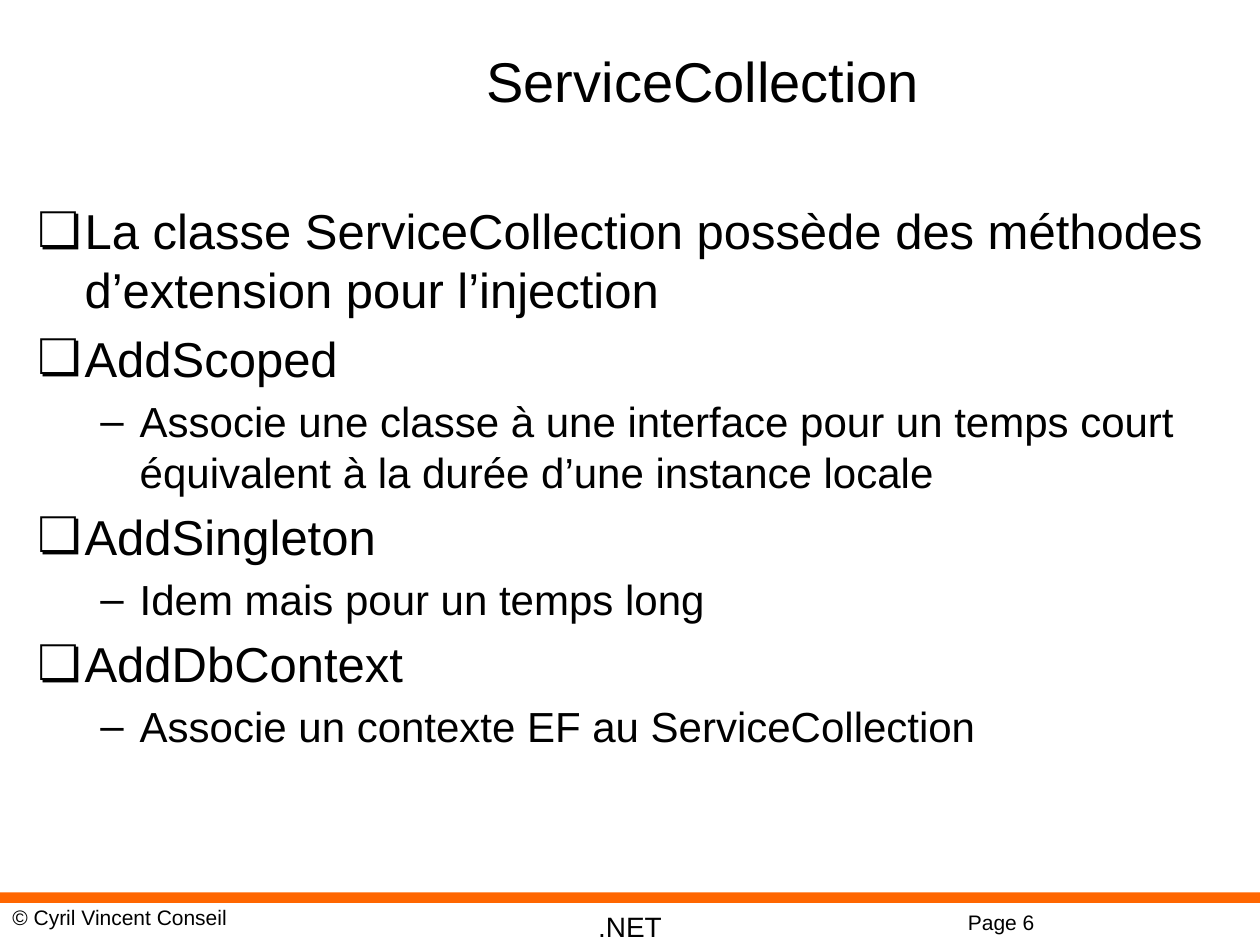
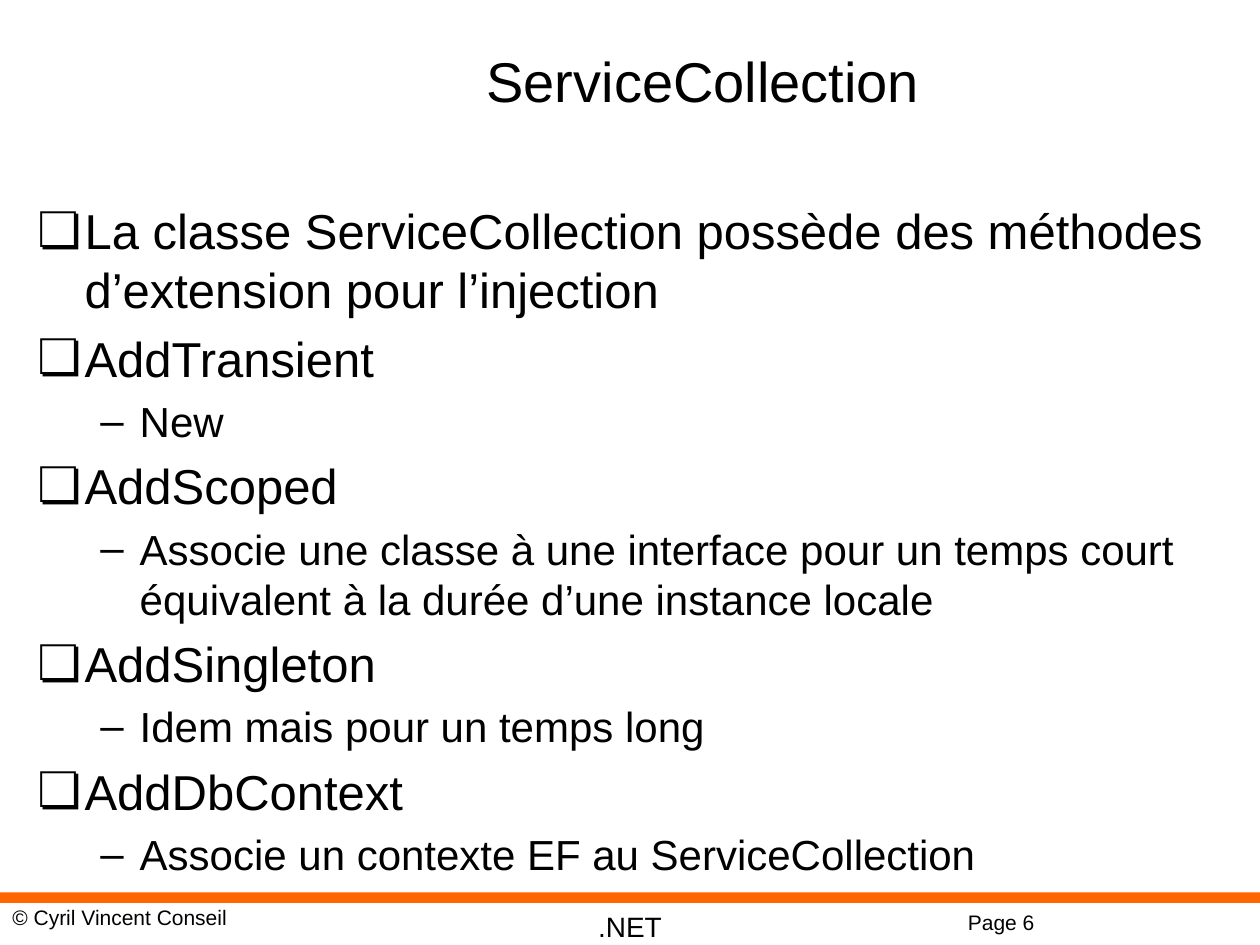
Before and after one commit to cyrilvincent/dotnetcore, a slide deck: slide 6 of ppt/dotNet14-Injection.pptx. Drawn at 1260x945 pixels with LibreOffice and Linux fonts; fonts in the diff are those of the drawing; background and template pictures are left out. Boxes give left, top, right and bottom in pixels: in the first picture for what was removed or moved away, otherwise in the second. Text is boxed around its words. In the diff, an @@ line names an element or a change of style, - is before the commit and + after.

```diff
--- a/ppt/dotNet14-Injection.pptx
+++ b/ppt/dotNet14-Injection.pptx
@@ text at bbox=[85, 341, 374, 438]: paragraphs added @@
+❏ AddTransient
+  – New
```
Also in this commit, not shown: 1 other slide changed, 5 other files.
